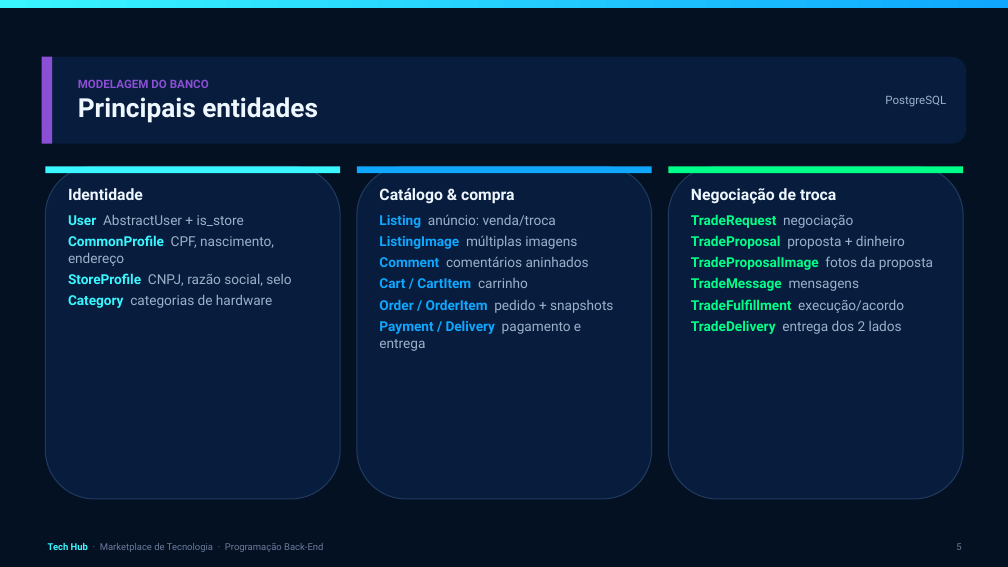
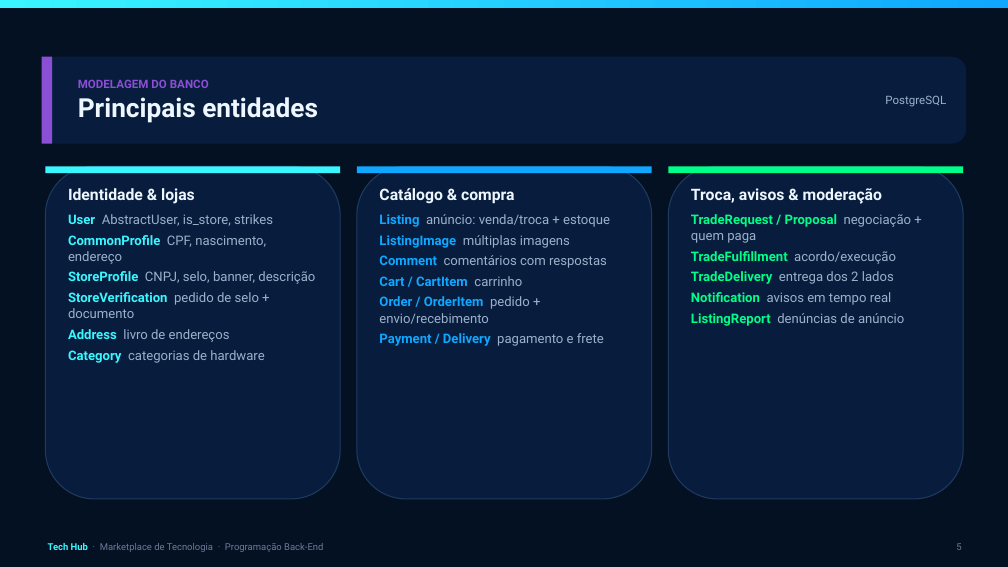
Before and after one commit to danyllo-aniceto/projeto_marketplace, a slide deck: slide 5 of docs/Tech_Hub_Apresentacao.pptx. Drawn at 1008x567 pixels with LibreOffice and Linux fonts; fonts in the diff are those of the drawing. Boxes give left, top, right and bottom in pixels: in the first picture for what was removed or moved away, otherwise in the second. Text is boxed around its words. In the diff, an @@ line names an element or a change of style, - is before the commit and + after.

```diff
--- a/docs/Tech_Hub_Apresentacao.pptx
+++ b/docs/Tech_Hub_Apresentacao.pptx
@@ text at (68, 188, 273, 226): text changed; size 13 to 12.5 pt @@
-Identidade
-User AbstractUser + is_store
+Identidade & lojas
+User AbstractUser, is_store, strikes
@@ text at (691, 188, 912, 243): text changed; size 13 to 12.5 pt @@
-Negociação de troca
-TradeRequest negociação
-TradeProposal proposta + dinheiro
-TradeProposalImage fotos da proposta
-TradeMessage mensagens
-TradeFulfillment execução/acordo
+Troca, avisos & moderação
+TradeRequest / Proposal negociação + quem paga
+TradeFulfillment acordo/execução
@@ text at (68, 235, 266, 363): size 13 to 12.5 pt in "CommonProfile CPF, nascimento, endereço", "Category categorias de hardware" @@
@@ text at (379, 214, 610, 227): text changed; size 13 to 12.5 pt @@
-Listing anúncio: venda/troca
+Listing anúncio: venda/troca + estoque
@@ text at (379, 235, 570, 286): size 13 to 12.5 pt in "ListingImage múltiplas imagens", "Cart / CartItem carrinho" @@
@@ text at (379, 257, 589, 267): text changed; size 13 to 12.5 pt @@
-Comment comentários aninhados
+Comment comentários com respostas
@@ text at (68, 271, 315, 342): text changed; size 13 to 12.5 pt @@
-StoreProfile CNPJ, razão social, selo
+StoreProfile CNPJ, selo, banner, descrição
+StoreVerification pedido de selo + documento
+Address livro de endereços
@@ text at (379, 296, 604, 346): text changed; size 13 to 12.5 pt @@
-Order / OrderItem pedido + snapshots
-Payment / Delivery pagamento e entrega
+Order / OrderItem pedido + envio/recebimento
+Payment / Delivery pagamento e frete
@@ text at (691, 292, 892, 305): paragraphs added @@
+Notification avisos em tempo real
+ListingReport denúncias de anúncio
@@ text at (691, 271, 894, 284): size 13 to 12.5 pt in "TradeDelivery entrega dos 2 lados" @@
```
Also in this commit, not shown: 5 other slides changed, 2 slides added, 14 other files.
